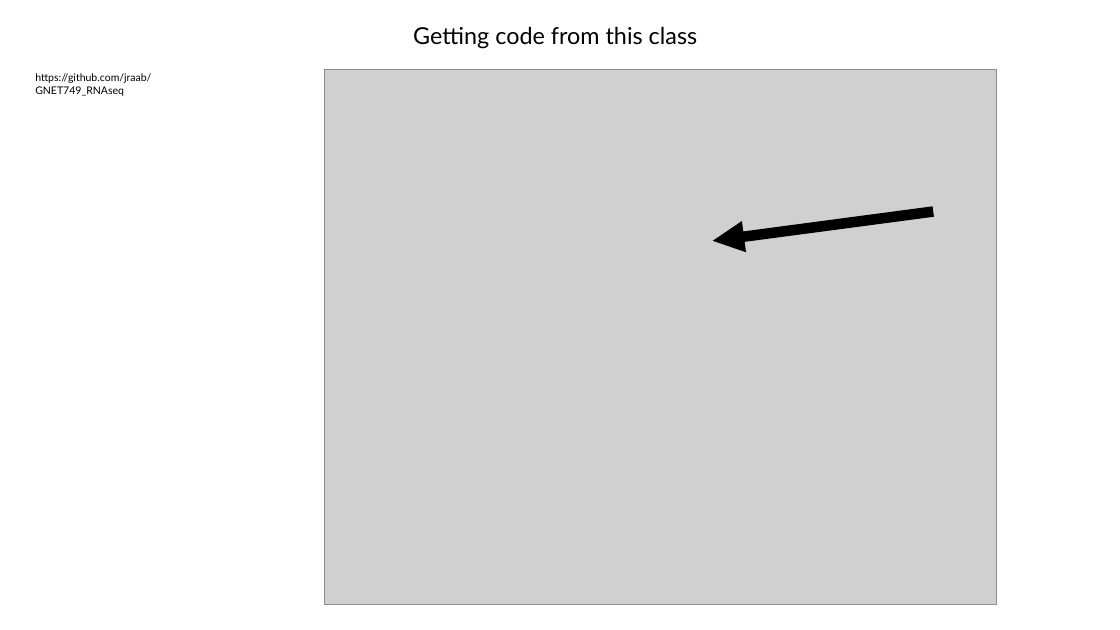
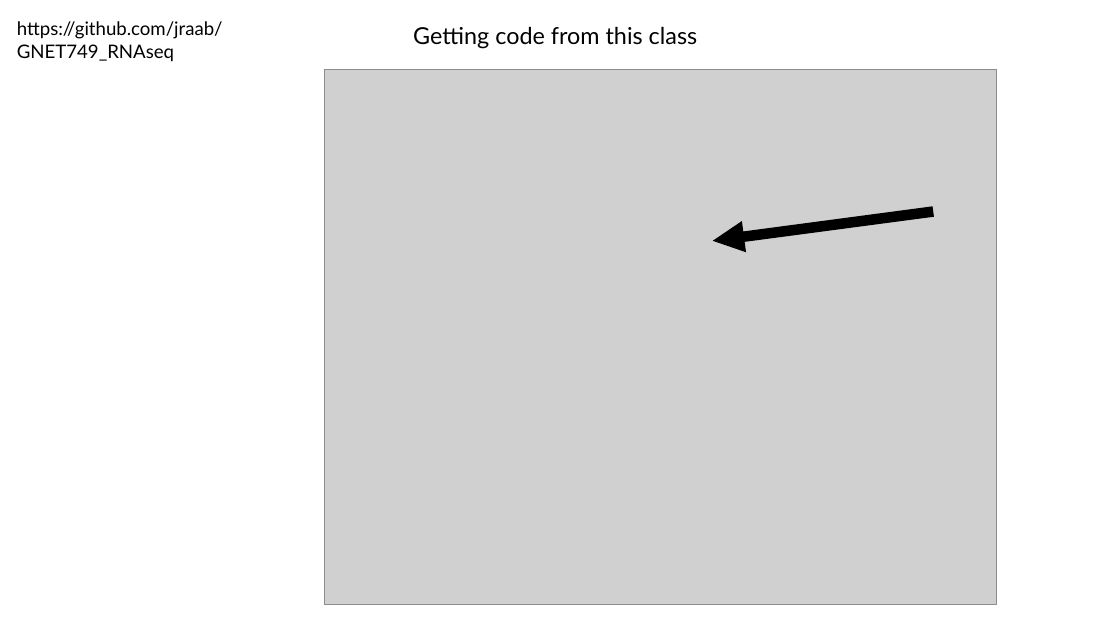
Before and after one commit to jraab/GNET749_RNAseq, a slide deck: slide 9 of lectures/2024_GNET749_Lecture1.pptx. Drawn at 1120x630 pixels with LibreOffice and Linux fonts; fonts in the diff are those of the drawing; grey boxes stand for pictures. Boxes give left, top, right and bottom in pixels: in the first picture for what was removed or moved away, otherwise in the second. Text is boxed around its words. In the diff, an @@ line names an element or a change of style, - is before the commit and + after.

```diff
--- a/lectures/2024_GNET749_Lecture1.pptx
+++ b/lectures/2024_GNET749_Lecture1.pptx
@@ text "https://github.com/jraab/GNET749_RNAseq": place and size @@
-text "https://github.com/jraab/GNET749_RNAseq" at (35, 73, 151, 96)
+text "https://github.com/jraab/GNET749_RNAseq" at (17, 21, 223, 62)
@@ text "https://github.com/jraab/GNET749_RNAseq" at (17, 21, 223, 62): size 9 to 16 pt @@
```
Also in this commit, not shown: 7 other slides changed, 1 other file.
